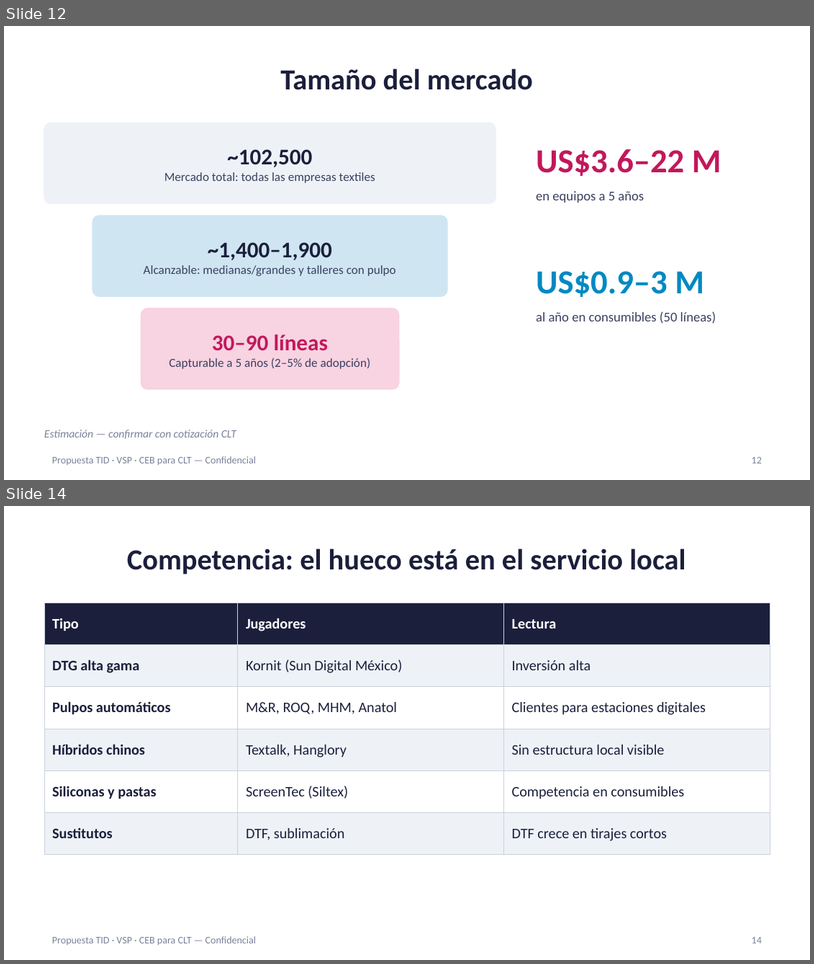
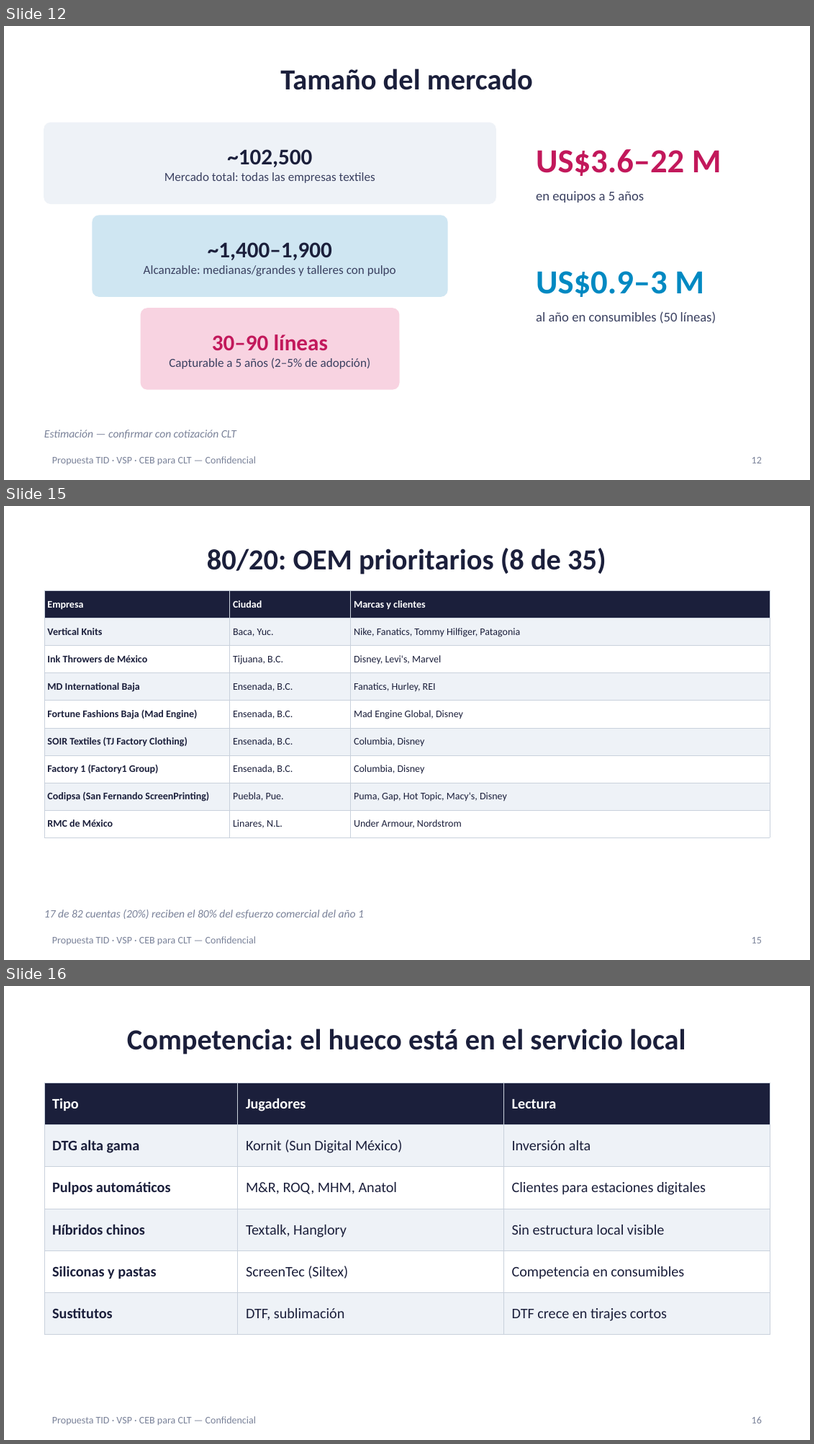
Before and after one commit to carlosmoreno793508/Cosas-Carlos, a slide deck: propuesta-clt/Presentacion_Propuesta_CLT_ES.pptx. Shown one above the other, each under a label of ours: slides 12 and 14 before the commit, slides 12, 15 and 16 after it; the slides between them are not shown. The pictures are 814x964 and 814x1444 pixels, drawn with LibreOffice and Linux fonts; fonts in the diff are those of the drawing. Boxes give left, top, right and bottom in pixels: in the first picture for what was removed or moved away, otherwise in the second. Text is boxed around its words. In the diff, an @@ line names an element or a change of style, - is before the commit and + after.

```diff
--- a/propuesta-clt/Presentacion_Propuesta_CLT_ES.pptx
+++ b/propuesta-clt/Presentacion_Propuesta_CLT_ES.pptx
@@ slide 15 added at (4, 506, 810, 960), background #FFFFFF; not listed: 1 template element that a slide beside it also shows @@
@@ title added at (207, 548, 607, 574), 26 pt, text #1B1F3B, bold @@
+80/20: OEM prioritarios (8 de 35)
@@ table added at (44, 591, 770, 831), 9 rows, 3 columns @@
+Empresa | Ciudad | Marcas y clientes
+Vertical Knits | Baca, Yuc. | Nike, Fanatics, Tommy Hilfiger, Patagonia
+Ink Throwers de México | Tijuana, B.C. | Disney, Levi's, Marvel
+MD International Baja | Ensenada, B.C. | Fanatics, Hurley, REI
+Fortune Fashions Baja (Mad Engine) | Ensenada, B.C. | Mad Engine Global, Disney
+SOIR Textiles (TJ Factory Clothing) | Ensenada, B.C. | Columbia, Disney
+Factory 1 (Factory1 Group) | Ensenada, B.C. | Columbia, Disney
+Codipsa (San Fernando ScreenPrinting) | Puebla, Pue. | Puma, Gap, Hot Topic, Macy's, Disney
+RMC de México | Linares, N.L. | Under Armour, Nordstrom
@@ text added at (44, 909, 364, 919), 10 pt, text #7A8299, italic @@
+17 de 82 cuentas (20%) reciben el 80% del esfuerzo comercial del año 1
@@ page number added at (752, 937, 762, 943), 9 pt, text #7A8299 @@
+15
@@ what was slide 14 is now slide 16 @@
@@ page number at (752, 1416, 762, 1423): text changed @@
-14
+16
```
Also in this commit, not shown: 3 slides changed, 1 other slide added, 10 other files.
